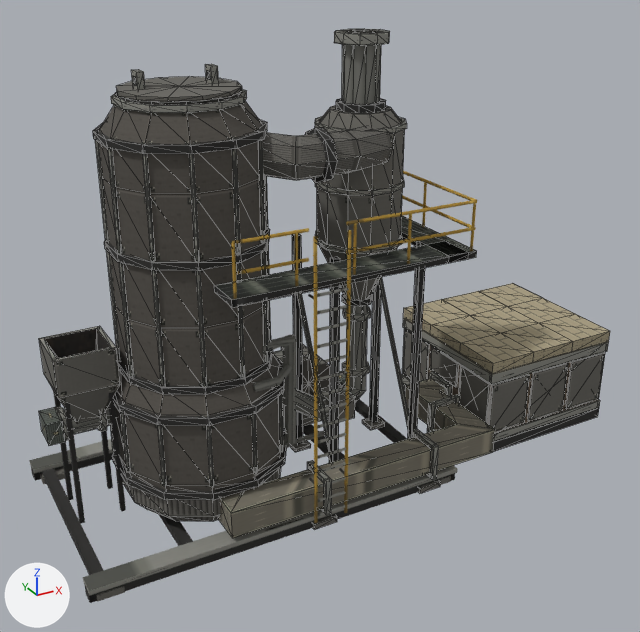
The OBJ model art/fluidized_bed/fluidized_bed_combustor.obj: old version first, new version second.
Rendered twice from a 50 mm camera at (-5.52, -12.99, 9.49) aimed at (1.53, -0.18, 3.08). Every picture has the same lights, and +X, +Y and +Z are marked at lower left. The older version comes first. Mesh edges are drawn as thin lines on the coarser meshes. Where no turn or scale is listed for an object, it has been applied to the vertices.

The first picture shows 'crossover_flue', 'cyclone', 'cyclone_frame', 'duct_flanges', 'duct_supports', 'fuel_hopper', 'heat_bank_bands', 'heat_bank_base', 'heat_bank_casing', 'heat_bank_refractory', 'heat_contact', 'heat_roof_edges', 'hot_gas_duct', 'riser_shell', 'service_platform', 'shell_bands', 'shell_ribs', 'skid' and 18 more.
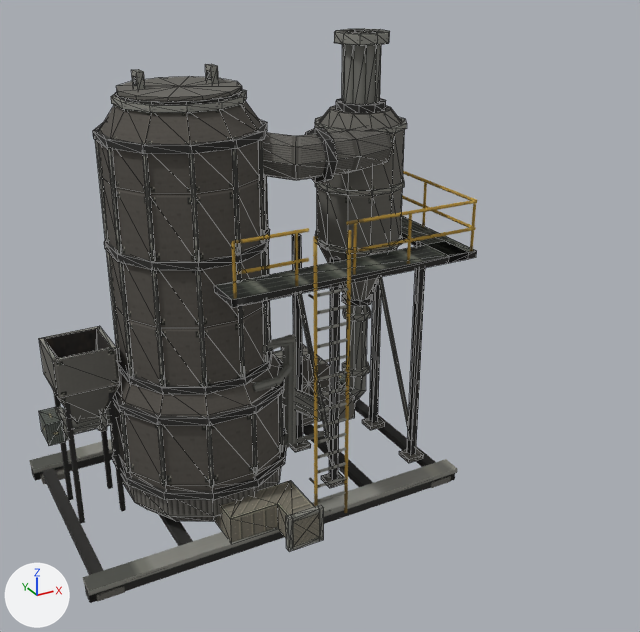
Boxes [x1, y1, x2, y2] around the edits, measured in the pictures (640 x 632 px):
'hot_gas_duct', deleted: before [218, 378, 495, 538]
'heat_contact', deleted (beige): before [405, 283, 610, 363]
'heat_bank_casing', deleted: before [402, 329, 605, 432]
'heat_outlet', added: after [215, 480, 320, 547]
'heat_bank_bands', deleted: before [401, 318, 609, 442]
'heat_roof_edges', deleted (brown): before [403, 308, 610, 374]
'duct_flanges', deleted: before [307, 372, 460, 515]
'heat_bank_base', deleted: before [403, 384, 599, 451]
'heat_outlet_flange', added: after [286, 505, 324, 552]
'heat_bank_refractory', deleted: before [403, 345, 597, 433]
'duct_supports', deleted (mostly hidden): before [312, 481, 441, 530]

The change, as a list of edits to the scene's bpy script:
```text
Add me_heat_outlet_flange:
    me_heat_outlet_flange.from_pydata(...)  # 24 vertices, 48 faces; spans x -0.32..0.32, y -2.5..-2.4, z 0.18..0.82
    me_heat_outlet_flange.materials.append(mat_fluidized_bed_atlas)  # picture img_fluidized_bed_combustor_atlas_png
Add me_heat_outlet:
    me_heat_outlet.from_pydata(...)  # 18 vertices, 32 faces; spans x -1.1..0.25, y -2.5..-1.25, z 0.25..0.75
    me_heat_outlet.materials.append(mat_fluidized_bed_atlas)  # picture img_fluidized_bed_combustor_atlas_png
Remove ob_duct_flanges:
    ob_duct_flanges = bpy.data.objects.new('duct_flanges', me_duct_flanges)
    ob_duct_flanges.location = (0.0, 0.0, 0.0)
Remove ob_duct_supports:
    ob_duct_supports = bpy.data.objects.new('duct_supports', me_duct_supports)
    ob_duct_supports.location = (0.0, 0.0, 0.0)
Remove ob_heat_bank_bands:
    ob_heat_bank_bands = bpy.data.objects.new('heat_bank_bands', me_heat_bank_bands)
    ob_heat_bank_bands.location = (0.0, 0.0, 0.0)
Remove ob_heat_bank_base:
    ob_heat_bank_base = bpy.data.objects.new('heat_bank_base', me_heat_bank_base)
    ob_heat_bank_base.location = (0.0, 0.0, 0.0)
Remove ob_heat_bank_casing:
    ob_heat_bank_casing = bpy.data.objects.new('heat_bank_casing', me_heat_bank_casing)
    ob_heat_bank_casing.location = (0.0, 0.0, 0.0)
Remove ob_heat_bank_refractory:
    ob_heat_bank_refractory = bpy.data.objects.new('heat_bank_refractory', me_heat_bank_refractory)
    ob_heat_bank_refractory.location = (0.0, 0.0, 0.0)
Remove ob_heat_contact:
    ob_heat_contact = bpy.data.objects.new('heat_contact', me_heat_contact)
    ob_heat_contact.location = (0.0, 0.0, 0.0)
Remove ob_heat_roof_edges:
    ob_heat_roof_edges = bpy.data.objects.new('heat_roof_edges', me_heat_roof_edges)
    ob_heat_roof_edges.location = (0.0, 0.0, 0.0)
Remove ob_hot_gas_duct:
    ob_hot_gas_duct = bpy.data.objects.new('hot_gas_duct', me_hot_gas_duct)
    ob_hot_gas_duct.location = (0.0, 0.0, 0.0)
Add ob_heat_outlet_flange:
    ob_heat_outlet_flange = bpy.data.objects.new('heat_outlet_flange', me_heat_outlet_flange)
    ob_heat_outlet_flange.location = (0.0, 0.0, 0.0)
Add ob_heat_outlet:
    ob_heat_outlet = bpy.data.objects.new('heat_outlet', me_heat_outlet)
    ob_heat_outlet.location = (0.0, 0.0, 0.0)
```
